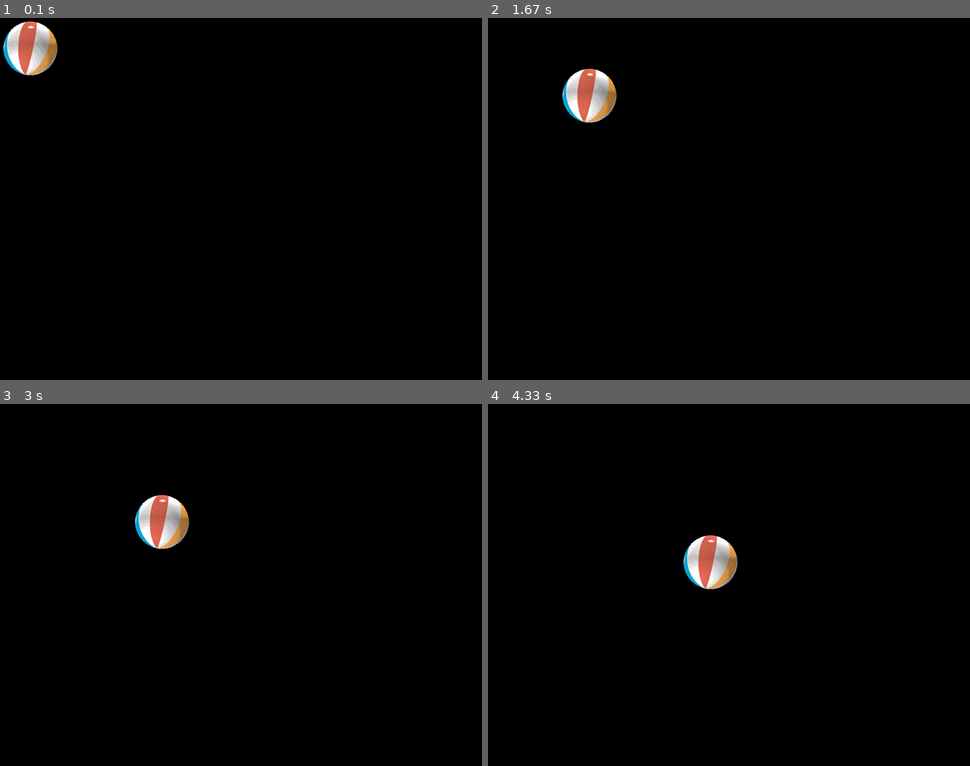
Above: before the commit, frames 1-4 (two rows, left to right).
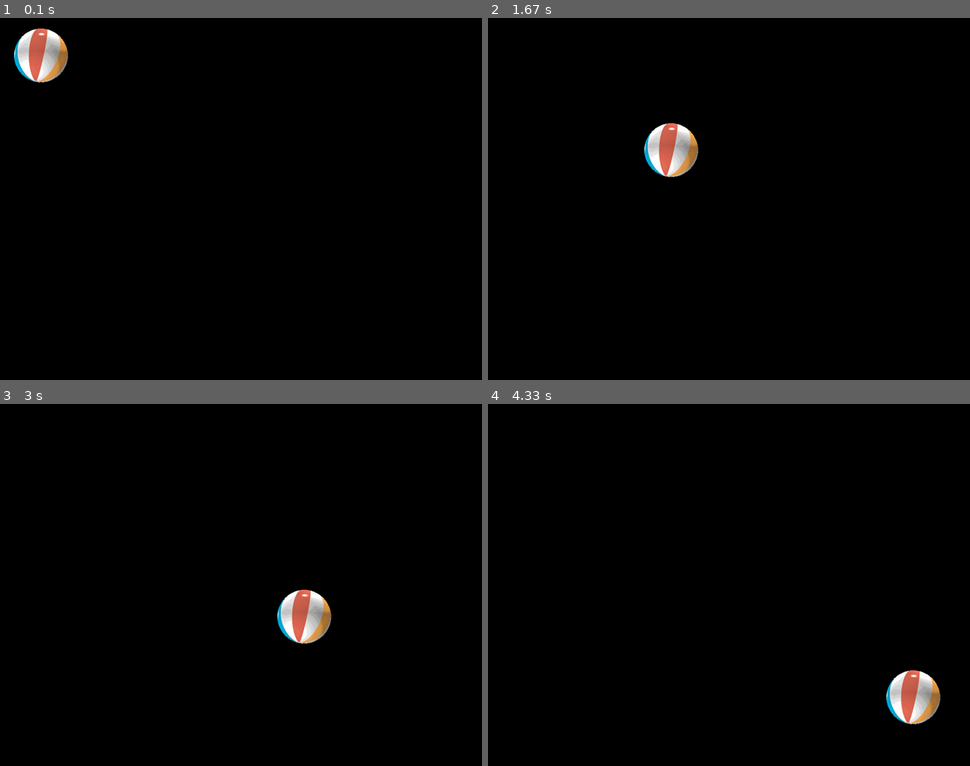
Above: after the commit, the same moments.

Repository: Jirka-Mayer/NPRG030-062
Game: pygame game, started from prg/2020-11-23/01-pygame.py
Two runs of this game, one before a commit and one after it. Both use one fixed random seed, a clock stepped at 60 frames per second and the inputs below.
Inputs:
- Up to frame 1 (0.1 s): no input
- Up to frame 2 (1.67 s): no input
- Up to frame 3 (3 s): no input
- Up to frame 4 (4.33 s): no input

The runs differ from the first frame. In frame 1, 1.6% of the frame differs, in the area x 0-15%, y 0-18%; in frame 2, 2.6%; in frame 3, 2.6%, in the area x 28-69%, y 25-67%; in frame 4, 2.6%.

Commit message:
Záznam cvičení 23. listopadu

Diff:
--- a/alg/2020-11-23/01-soucty.py
+++ b/alg/2020-11-23/01-soucty.py
@@ -9,3 +9,32 @@
     3
 tedy program vrátí "4".
 """
+
+def sequences(N):
+    if N == 1:
+        return [[1]]
+
+    out = []
+
+    out.append([N])
+
+    for i in range(1, N):
+        left = sequences(i)
+        right = sequences(N - i)
+
+        for l in left:
+            for r in right:
+                out.append(l + r)
+
+    return out
+
+
+def stringify(sequences):
+    return ["+".join([str(x) for x in s]) for s in sequences]
+
+
+# MAIN
+
+s = stringify(sequences(10))
+print(len(s))
+print(len(set(s)))
--- a/alg/co-bylo.txt
+++ b/alg/co-bylo.txt
@@ -1,3 +1,12 @@
+2020-11-23
+
+    * Počet zápisů čísla jako součtu posloupnosti přirozených čísel
+        - došli jsme k řešení s duplicitami a jejich redukce pomocí množin
+        - nevyřešili jsme to, bez vypsání všech posloupností
+
+    * Dcv - vypsat všechny permutace pro dané N
+
+
 2020-11-16
 
     * Bucket sort na setřídění lidí podle věku
--- a/prg/2020-11-23/01-pygame.py
+++ b/prg/2020-11-23/01-pygame.py
@@ -56,9 +56,9 @@
 
     # upravíme vektor rychlosti míčku, pokud "narazil" na stěnu
     if ballrect.left < 0 or ballrect.right > width:
-        velocity[0] = -velocity[0]
+        velocity.x = -velocity.x
     if ballrect.top < 0 or ballrect.bottom > height:
-        velocity[1] = -velocity[1]
+        velocity.y = -velocity.y
 
     # --- DRAW ---
 
@@ -74,4 +74,4 @@
 
     # budeme spát (nic nedělat) tak dlouho, aby jeden snímek trval 1/30 sekundy
     # to nám zajistí, že nebudeme mít 100% vytížení CPU, nebudeme kreslit "co nejvíc" snímků
-    clock.tick(30)
+    #clock.tick(30)
--- a/prg/2020-11-23/02-board.py
+++ b/prg/2020-11-23/02-board.py
@@ -26,29 +26,34 @@
 clock = pygame.time.Clock()
 
 # definuj stav hry (INITIALIZE)
-# ...
+previous_mouse_position = (0, 0)
+current_mouse_position = (0, 0)
 
 while True:
     for event in pygame.event.get():
         if event.type == pygame.QUIT:
             sys.exit()
 
-    # aktualizuj stav hry (UPDATE)
-    # ...
+    previous_mouse_position = current_mouse_position
+    current_mouse_position = pygame.mouse.get_pos()
 
-    # vykresli stav hry (DRAW)
-    screen.fill(pygame.Color(0, 0, 0))
-    screen.fill(
-        pygame.Color(0, 255, 0),
-        pygame.Rect(100, 50, 200, 10)
-    )
-    pygame.draw.polygon(
-        screen,
-        Color(255, 0, 0),
-        [Vector2(random.randint(100, 400), random.randint(100, 400)) for _ in range(10)],
-        width=3
-    )
-    # ...
+    if pygame.key.get_pressed()[pygame.K_SPACE]:
+        screen.fill((0, 0, 0))
+
+    if pygame.mouse.get_pressed()[0]:
+        pygame.draw.line(
+            screen,
+            pygame.Color(255, 255, 255),
+            previous_mouse_position,
+            current_mouse_position,
+            3
+        )
+        pygame.draw.circle(
+            screen,
+            pygame.Color(255, 255, 255),
+            pygame.mouse.get_pos(),
+            5.0
+        )
 
     pygame.display.flip()
     clock.tick(30)
--- a/prg/2020-11-23/03-other-libs.py
+++ b/prg/2020-11-23/03-other-libs.py
@@ -6,10 +6,10 @@
 def fix_path(p):
     return os.path.dirname(os.path.realpath(__file__)) + "/" + p
 
-# a = np.array([
-#     [1, 2, 3],
-#     [4, 5, 6]
-# ], dtype=np.float32)
+a = np.array([
+    [1, 2, 3],
+    [4, 5, 6]
+], dtype=np.float32)
 # print(a.shape)
 # print(a)
 
--- a/prg/co-bylo.txt
+++ b/prg/co-bylo.txt
@@ -1,3 +1,19 @@
+2020-11-23
+
+    * Instalace pygame
+
+    * Vysvětlení hlavích konceptů okolo pygame
+
+    * Aplikace: Tabule na kreslení
+
+    * Ukázka jiných well-known knihoven
+        - numpy - matice a práce s nimi
+        - opencv (cv2) - funcke na zpracování obrazu
+        - matplotlib - kreslení grafů, případně obrázků
+
+    * dcv - Poskakující koule
+
+
 2020-11-16
 
     * Detailní informace o zápočtových programech
Not shown, changed: dont-read-me.md
